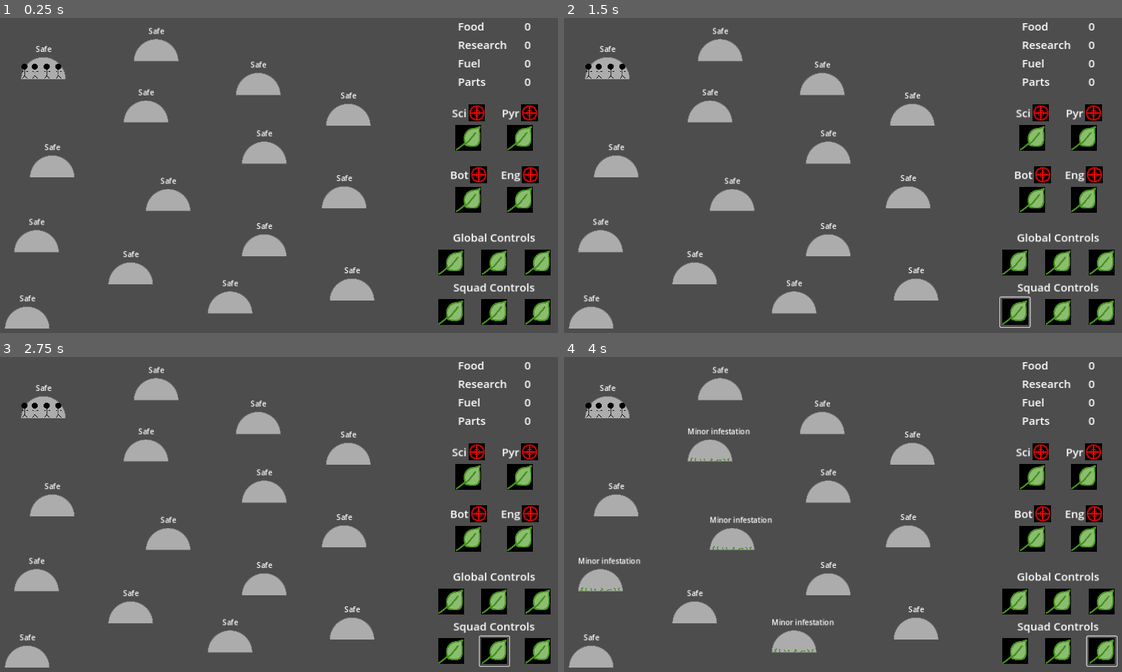
Above: before the commit, frames 1-4 (two rows, left to right).
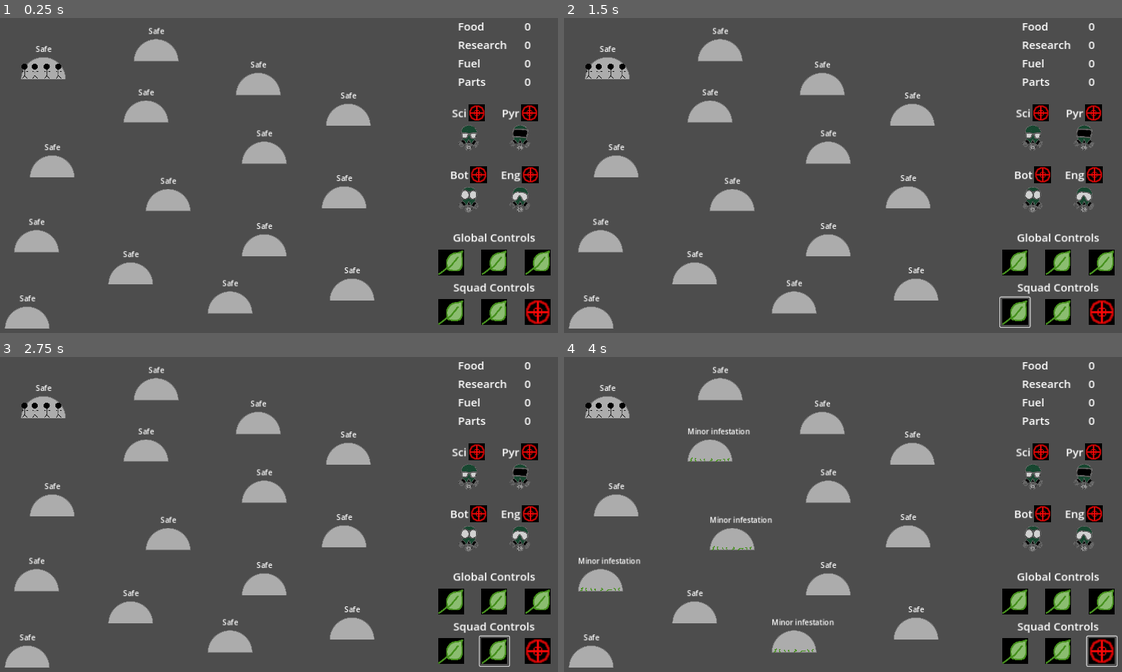
Above: after the commit, the same moments.

Repository: Aveli-games/contra-tentacula
Game: Godot game, scene res://main.tscn
The game is run twice, just before and just after one commit, with the same random seed, the same clock (stepped at 60 frames per second) and the same inputs.
Inputs (mouse positions are in pixels of both pictures, inside the frame that each line leads up to):
- Up to frame 1 (0.25 s): no input
- Up to frame 2 (1.5 s): click (1015, 310) at 0.52 s; click (1015, 310) at 1.27 s
- Up to frame 3 (2.75 s): click (496, 649) at 2.02 s
- Up to frame 4 (4 s): click (1060, 649) at 2.77 s; click (1099, 649) at 3.52 s

The runs differ from the first frame. In frame 1, 1.8% of the frame differs, in the area x 81-99%, y 33-98%; in frame 2, 1.8%; in frame 3, 1.8%; in frame 4, 1.8%.

Commit message:
Make squad sprites square and make a 128x128 sized version of each
Load each squad sprite into respective icon spot

Diff:
--- a/squad_info_display.gd
+++ b/squad_info_display.gd
@@ -5,3 +5,6 @@
 
 func set_tooltip(text: String):
 	$ClickableIcon.tooltip_text = text
+
+func set_icon(icon_path: String):
+	$ClickableIcon.icon = load(icon_path)
--- a/ui.gd
+++ b/ui.gd
@@ -21,12 +21,16 @@
 	# Set up squad display
 	$RightSidebar/SquadDisplay/Scientists.set_text("Sci")
 	$RightSidebar/SquadDisplay/Scientists.set_tooltip("Scientists")
+	$RightSidebar/SquadDisplay/Scientists.set_icon("res://art/squad_sprites/GasMaskScientist_128.png")
 	$RightSidebar/SquadDisplay/Pyros.set_text("Pyr")
 	$RightSidebar/SquadDisplay/Pyros.set_tooltip("Pyros")
+	$RightSidebar/SquadDisplay/Pyros.set_icon("res://art/squad_sprites/GasmaskPyro_128.png")
 	$RightSidebar/SquadDisplay/Botanists.set_text("Bot")
 	$RightSidebar/SquadDisplay/Botanists.set_tooltip("Botanists")
+	$RightSidebar/SquadDisplay/Botanists.set_icon("res://art/squad_sprites/GasmaskBot_128.png")
 	$RightSidebar/SquadDisplay/Engineers.set_text("Eng")
 	$RightSidebar/SquadDisplay/Engineers.set_tooltip("Engineers")
+	$RightSidebar/SquadDisplay/Engineers.set_icon("res://art/squad_sprites/GasmaskSanitation_128.png")
 
 
 # Called every frame. 'delta' is the elapsed time since the previous frame.
--- a/ui.tscn
+++ b/ui.tscn
@@ -1,9 +1,10 @@
-[gd_scene load_steps=5 format=3 uid="uid://1gp43cg7oef4"]
+[gd_scene load_steps=6 format=3 uid="uid://1gp43cg7oef4"]
 
 [ext_resource type="Script" path="res://ui.gd" id="1_wssrf"]
 [ext_resource type="PackedScene" uid="uid://ce1jmy6wn14ce" path="res://resource_info_display.tscn" id="1_xef0o"]
 [ext_resource type="PackedScene" uid="uid://buvr472mrq05r" path="res://squad_info_display.tscn" id="2_oxt2f"]
 [ext_resource type="PackedScene" uid="uid://bijbbgp8jusva" path="res://clickable_icon.tscn" id="3_u1dio"]
+[ext_resource type="Texture2D" uid="uid://bviytsxvrvum1" path="res://art/command_sprites/fight_sprite_placeholder.png" id="5_qj43l"]
 
 [node name="UI" type="CanvasLayer"]
 script = ExtResource("1_wssrf")
@@ -96,14 +97,15 @@
 theme_override_constants/separation = 30
 alignment = 1
 
-[node name="CommandButton" parent="RightSidebar/ControlsDisplay/SquadControls" instance=ExtResource("3_u1dio")]
+[node name="MoveButton" parent="RightSidebar/ControlsDisplay/SquadControls" instance=ExtResource("3_u1dio")]
 layout_mode = 2
 tooltip_text = "Move"
 
-[node name="CommandButton2" parent="RightSidebar/ControlsDisplay/SquadControls" instance=ExtResource("3_u1dio")]
+[node name="SpecialButton" parent="RightSidebar/ControlsDisplay/SquadControls" instance=ExtResource("3_u1dio")]
 layout_mode = 2
 tooltip_text = "Special"
 
-[node name="CommandButton3" parent="RightSidebar/ControlsDisplay/SquadControls" instance=ExtResource("3_u1dio")]
+[node name="FightButton" parent="RightSidebar/ControlsDisplay/SquadControls" instance=ExtResource("3_u1dio")]
 layout_mode = 2
 tooltip_text = "Fight"
+icon = ExtResource("5_qj43l")
Binary file removed: art/ChyanneDoodle/GimpExports/GasMaskScientist.png
Binary file removed: art/ChyanneDoodle/GimpExports/GasmaskBot.png
Binary file removed: art/ChyanneDoodle/GimpExports/GasmaskPyro.png
Binary file removed: art/ChyanneDoodle/GimpExports/GasmaskSanitation.png
Renamed: art/ChyanneDoodle/GimpExports/DomeFood.png -> art/dome_sprites/DomeFood.png
Not shown, changed: art/dome_sprites/DomeFood.png.import
Renamed: art/ChyanneDoodle/GimpExports/DomeFuel.png -> art/dome_sprites/DomeFuel.png
Not shown, changed: art/dome_sprites/DomeFuel.png.import
Renamed: art/ChyanneDoodle/GimpExports/DomeHQ.png -> art/dome_sprites/DomeHQ.png
Not shown, changed: art/dome_sprites/DomeHQ.png.import
Renamed: art/ChyanneDoodle/GimpExports/DomeParts.png -> art/dome_sprites/DomeParts.png
Not shown, changed: art/dome_sprites/DomeParts.png.import
(and 28 more such lines)
